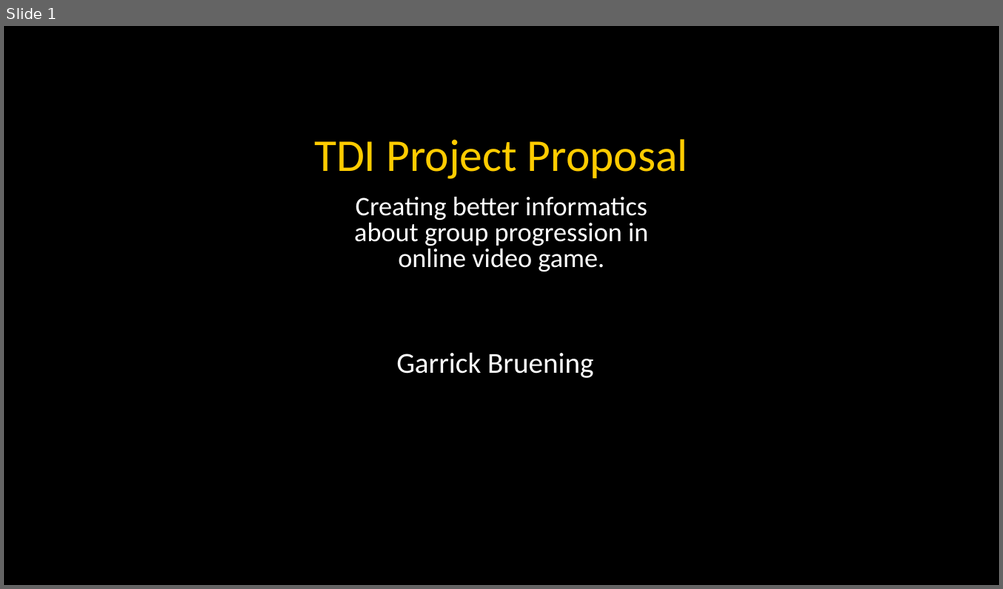
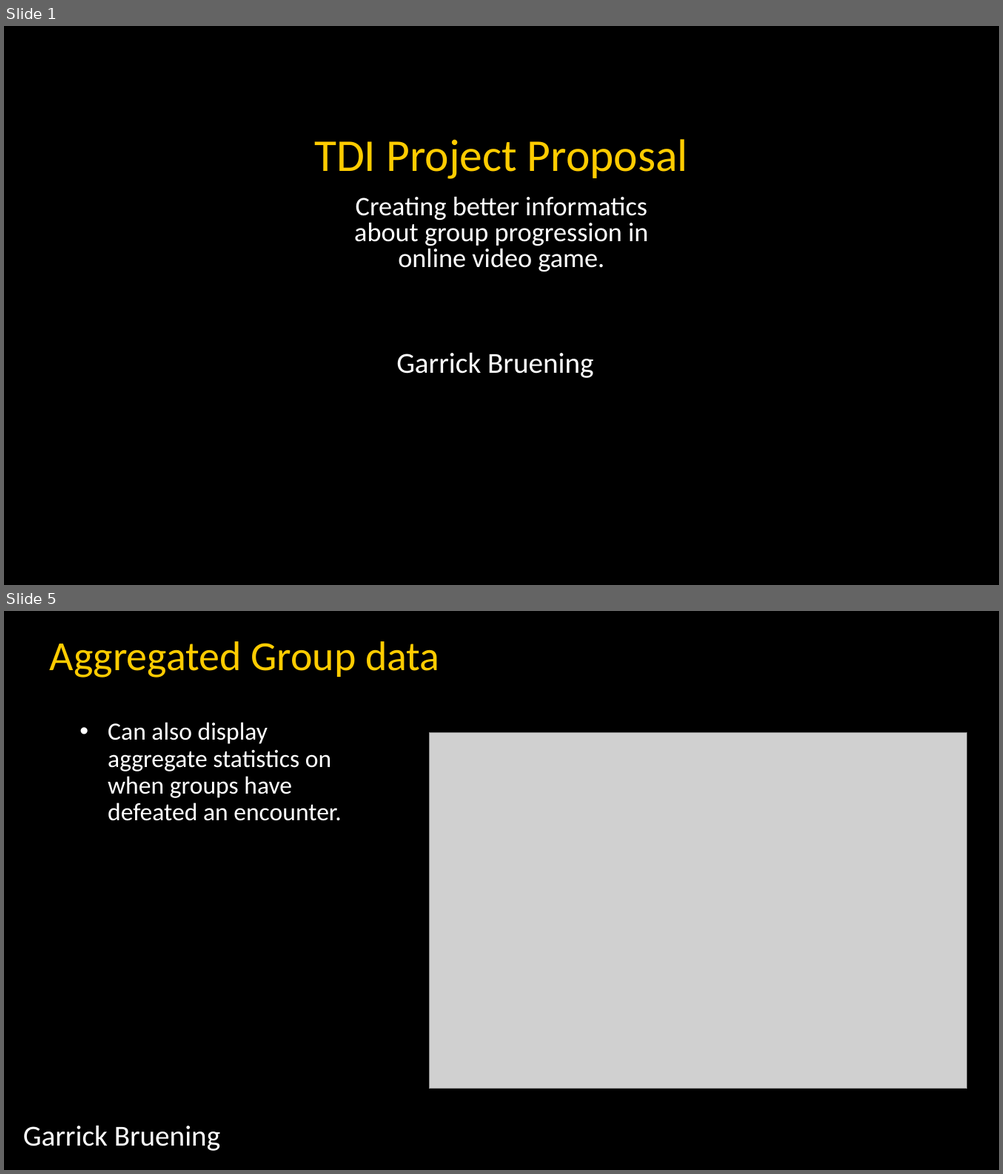
Before and after one commit to GBruening/succes_predictor, a slide deck: TDI/TDI_pitch.pptx. Shown one above the other, each under a label of ours: slide 1 before the commit, slides 1 and 5 after it; the slides between them are not shown. The pictures are 1003x589 and 1003x1174 pixels, drawn with LibreOffice and Linux fonts; fonts in the diff are those of the drawing; grey boxes stand for pictures. Boxes give left, top, right and bottom in pixels: in the first picture for what was removed or moved away, otherwise in the second. Text is boxed around its words. In the diff, an @@ line names an element or a change of style, - is before the commit and + after.

```diff
--- a/TDI/TDI_pitch.pptx
+++ b/TDI/TDI_pitch.pptx
@@ slide 5 added at (4, 611, 999, 1170), background #000000 @@
@@ text added at (50, 641, 440, 678), 40 pt, text #FFCC00 @@
+Aggregated Group data
@@ text added at (108, 722, 341, 821), 24 pt, text #FFFFFF @@
+• Can also display aggregate statistics on when groups have defeated an encounter.
@@ picture added at (430, 732, 967, 1088) @@
@@ text added at (23, 1125, 220, 1151), 28 pt, text #FFFFFF @@
+Garrick Bruening
```
Also in this commit, not shown: 4 slides changed, 1 other slide added, 1 slide removed, 18 other files.
